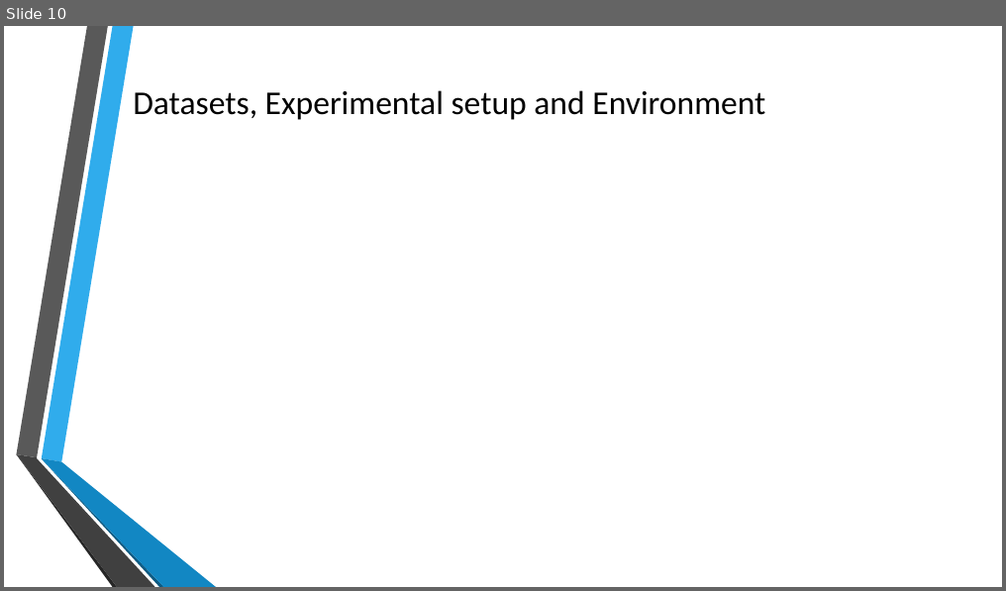
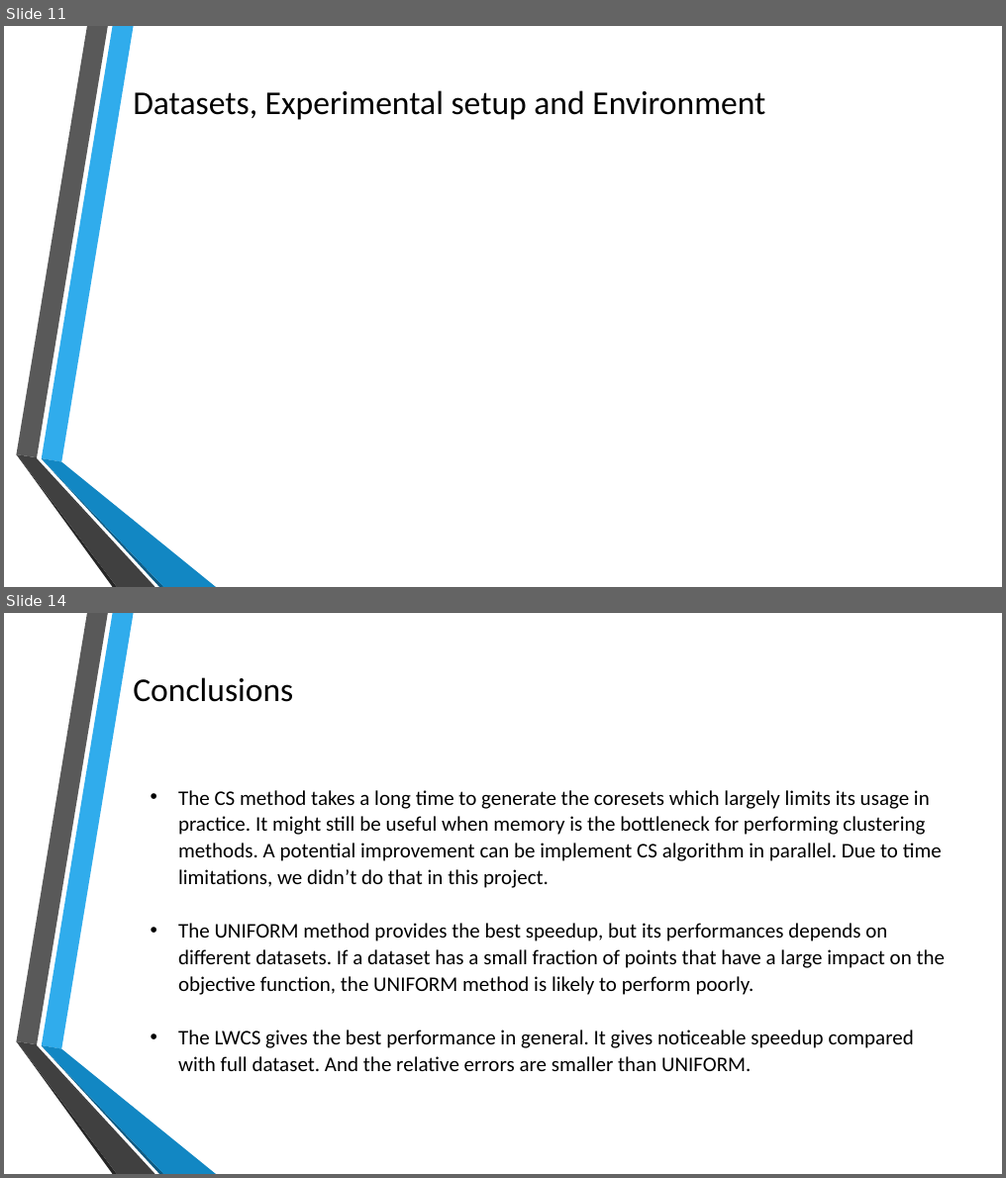
Before and after one commit to crystal616/8650, a slide deck: team5.pptx. Shown one above the other, each under a label of ours: slide 10 before the commit, slides 11 and 14 after it; the slides between them are not shown. The pictures are 1006x591 and 1006x1178 pixels, drawn with LibreOffice and Linux fonts; fonts in the diff are those of the drawing; grey boxes stand for pictures; background and template pictures are left out. Boxes give left, top, right and bottom in pixels: in the first picture for what was removed or moved away, otherwise in the second. Text is boxed around its words. In the diff, an @@ line names an element or a change of style, - is before the commit and + after.

```diff
--- a/team5.pptx
+++ b/team5.pptx
@@ slide 14 added at (4, 613, 1002, 1174), background picture (left out); not listed: 6 template elements that a slide beside it also shows @@
@@ title added at (133, 677, 293, 702), 32 pt, text #000000 @@
+Conclusions
@@ text added at (178, 790, 945, 1071), 20 pt, text #000000 @@
+• The CS method takes a long time to generate the coresets which largely limits its usage in practice. It might still be useful when memory is the bottleneck for performing clustering methods. A potential improvement can be implement CS algorithm in parallel. Due to time limitations, we didn’t do that in this project.
+• The UNIFORM method provides the best speedup, but its performances depends on different datasets. If a dataset has a small fraction of points that have a large impact on the objective function, the UNIFORM method is likely to perform poorly.
+• The LWCS gives the best performance in general. It gives noticeable speedup compared with full dataset. And the relative errors are smaller than UNIFORM.
@@ what was slide 10 is now slide 11 @@
```
Also in this commit, not shown: 1 slide changed, 4 other slides added, 3 slides removed.
